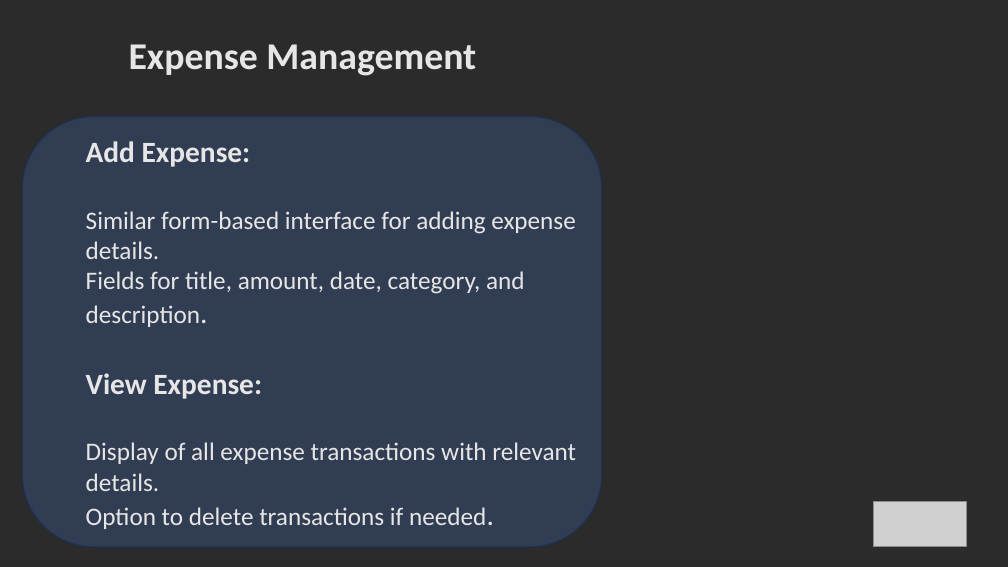
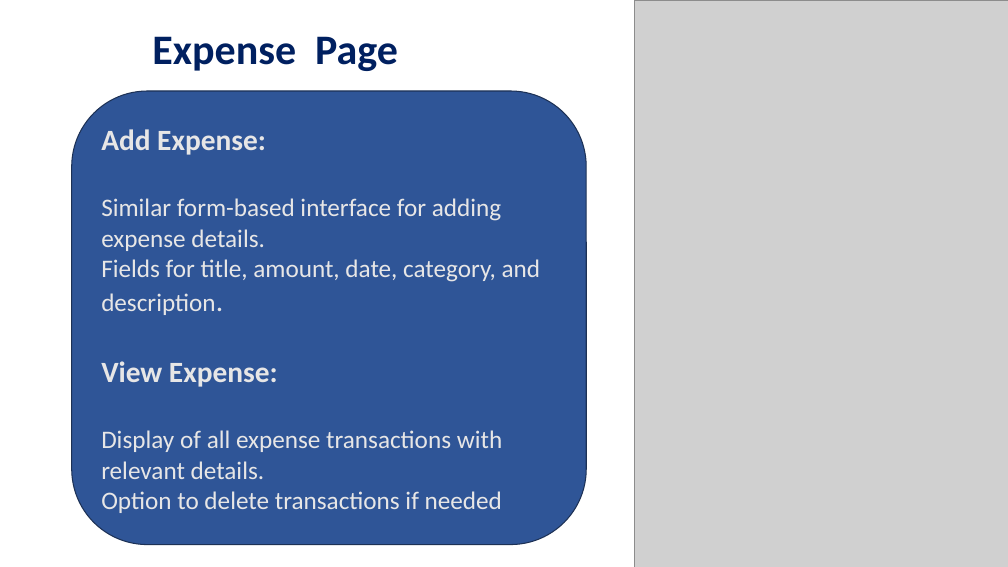
Before and after one commit to AitrichAcademyMeanStack/personal-finance-manager-workshop-ppts, a slide deck: slide 6 of WORKSHOP_INTRO/mean-finance-manager-workshop-intro.pptx (slide 8 before the commit). Drawn at 1008x567 pixels with LibreOffice and Linux fonts; fonts in the diff are those of the drawing; grey boxes stand for pictures; background and template pictures are left out; a plain dark background stands for a picture behind light text. Boxes give left, top, right and bottom in pixels: in the first picture for what was removed or moved away, otherwise in the second. Text is boxed around its words. In the diff, an @@ line names an element or a change of style, - is before the commit and + after.

```diff
--- a/WORKSHOP_INTRO/mean-finance-manager-workshop-intro.pptx
+++ b/WORKSHOP_INTRO/mean-finance-manager-workshop-intro.pptx
@@ background picture (left out) to #FFFFFF @@
@@ picture added at [635,0,1008,567] @@
@@ text at [152,36,398,71]: text changed; size 36 to 40 pt; text colour #E7E6E6 to #002060 @@
-Expense Management
+Expense Page
@@ rounded rectangle removed at [23,116,602,547] @@
@@ rounded rectangle "Add Expense:": place and size @@
-rounded rectangle "Add Expense:" at [86,141,576,529]
+rounded rectangle "Add Expense:" at [72,91,587,544]
@@ rounded rectangle "Add Expense:" at [72,91,587,544]: vertical alignment top to middle; fill none to #2F5597; outline none to #1E3256 1 pt @@
@@ text in rounded rectangle at [101,491,502,513]: text changed @@
-Option to delete transactions if needed.
+Option to delete transactions if needed
@@ picture removed at [873,501,966,547] @@
```
Also in this commit, not shown: 7 other slides changed, 6 slides added, 5 slides removed, 1 other file.
